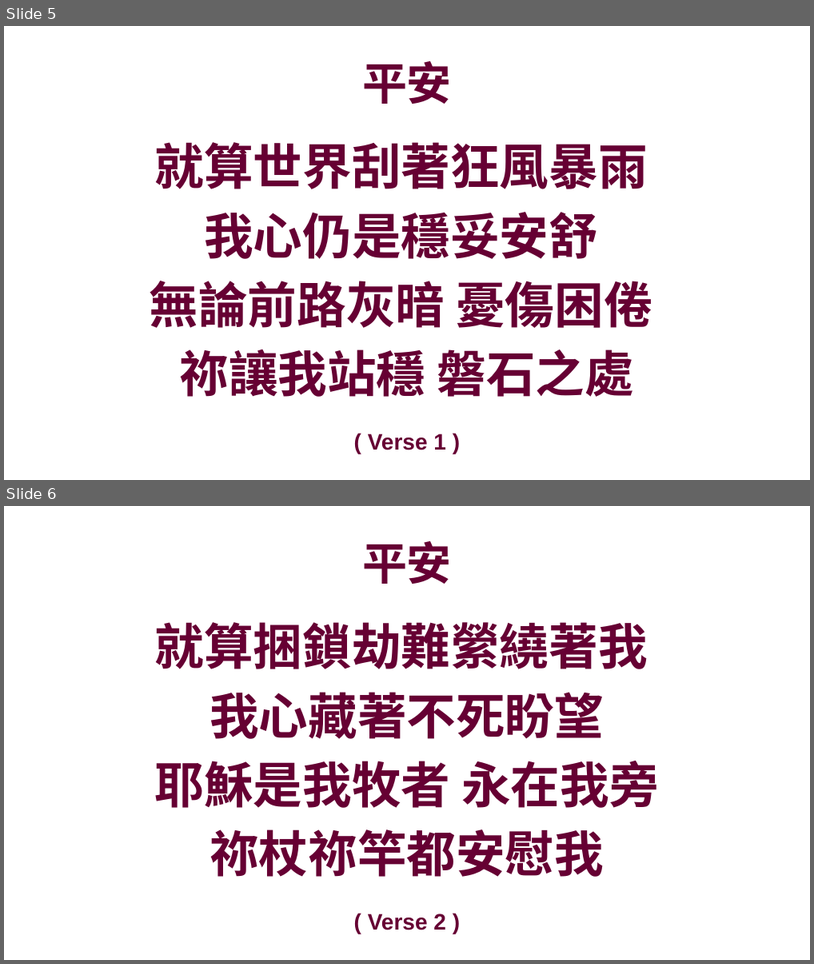
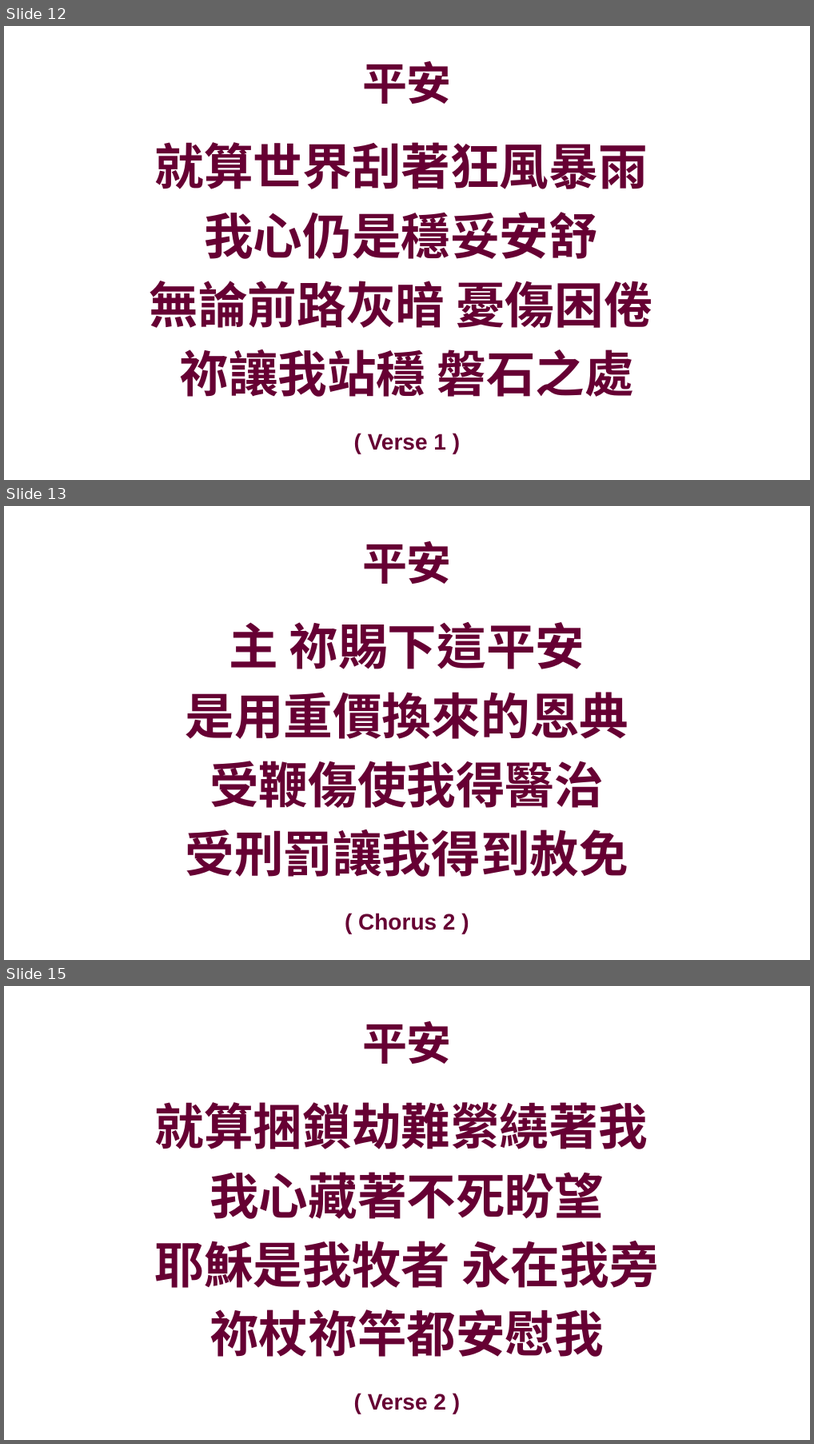
Before and after one commit to batisuoc/prayermeeting, a slide deck: 2020/9月/3-9.pptx. Shown one above the other, each under a label of ours: slides 5 and 6 before the commit, slides 12, 13 and 15 after it; the slides between them are not shown. The pictures are 814x964 and 814x1444 pixels, drawn with LibreOffice and Linux fonts; fonts in the diff are those of the drawing; background and template pictures are left out. Boxes give left, top, right and bottom in pixels: in the first picture for what was removed or moved away, otherwise in the second. Text is boxed around its words. In the diff, an @@ line names an element or a change of style, - is before the commit and + after.

```diff
--- a/2020/9月/3-9.pptx
+++ b/2020/9月/3-9.pptx
@@ slide 13 added at (4,506,810,960), background picture (left out) @@
@@ title added at (362,541,452,584), 40 pt, text #660033, bold @@
+平安
@@ text added at (186,622,630,876), 44 pt, text #660033, bold @@
+主 祢賜下這平安
+是用重價換來的恩典
+受鞭傷使我得醫治
+受刑罰讓我得到赦免
@@ text added at (358,912,456,930), 20 pt, text #660033, bold @@
+( Chorus 2 )
@@ what was slide 5 is now slide 12 @@
@@ what was slide 6 is now slide 15 @@
```
Also in this commit, not shown: 1 slide changed, 11 other slides added, 4 other files.
